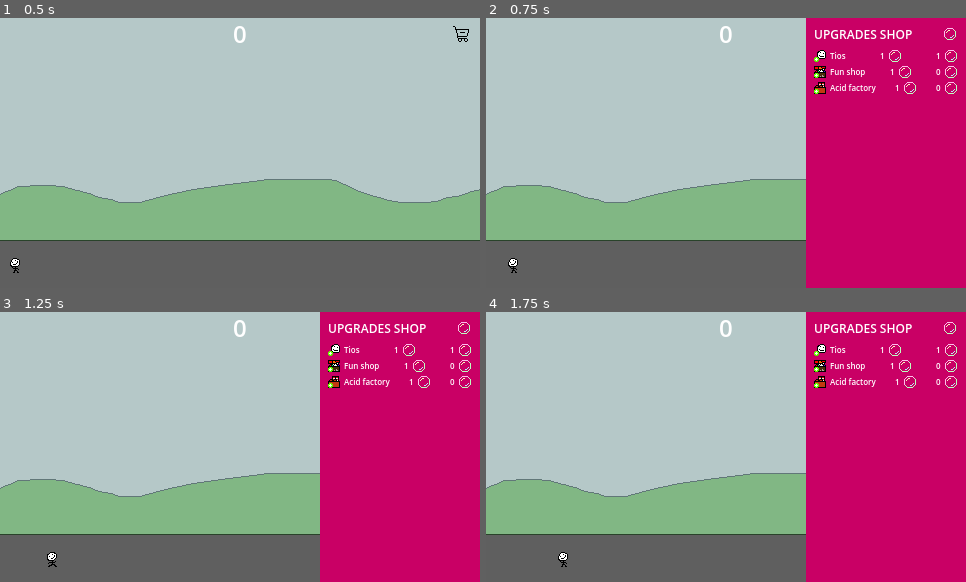
Above: before the commit, frames 1-4 (two rows, left to right).
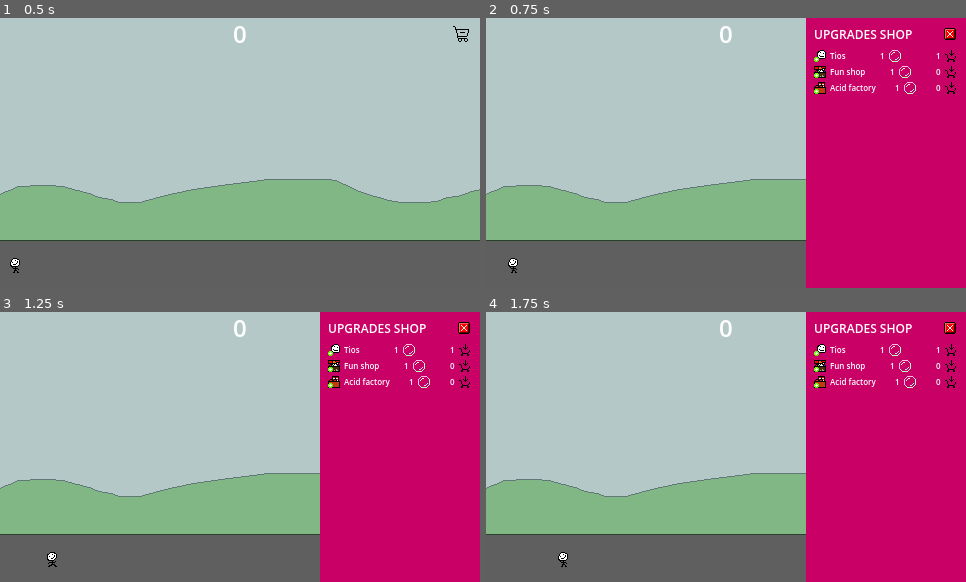
Above: after the commit, the same moments.

Repository: DISN-kolo/bubble-clicker-ggj25
Game: Godot game, scene res://main scene/MainScene.tscn
Two runs of this game, one before a commit and one after it. Both use one fixed random seed, a clock stepped at 60 frames per second and the inputs below.
Inputs (mouse positions are in pixels of both pictures, inside the frame that each line leads up to):
- Up to frame 1 (0.5 s): no input
- Up to frame 2 (0.75 s): click (946, 34) at 0.5 s
- Up to frame 3 (1.25 s): no input
- Up to frame 4 (1.75 s): click (951, 349) at 1.27 s

Frame 1 is identical in both runs. In frame 2, 0.3% of the frame differs, in the area x 95-99%, y 3-29%; in frame 3, 0.3%; in frame 4, 0.3%.

Commit message:
icons of shop

Diff:
--- a/ui_shop/ui_shop.tscn
+++ b/ui_shop/ui_shop.tscn
@@ -2,7 +2,7 @@
 
 [ext_resource type="Script" path="res://ui_shop/ui_shop.gd" id="1_end2b"]
 [ext_resource type="Texture2D" uid="uid://d3t0cda2vq3n7" path="res://resources/shopping_cart.png" id="2_kmdd4"]
-[ext_resource type="Texture2D" uid="uid://c2qdxhmg27wtx" path="res://resources/BubbleBig.png" id="3_47xno"]
+[ext_resource type="Texture2D" uid="uid://dnlo574ewc4d6" path="res://resources/CloseButton.png" id="3_c8hc0"]
 
 [sub_resource type="LabelSettings" id="LabelSettings_5vu7l"]
 font_size = 12
@@ -74,7 +74,7 @@
 offset_right = 122.0
 offset_bottom = 26.0
 size_flags_horizontal = 8
-texture_normal = ExtResource("3_47xno")
+texture_normal = ExtResource("3_c8hc0")
 
 [node name="Upgrades" type="VBoxContainer" parent="Control"]
 layout_mode = 1
--- a/ui_shop/upgrade.tscn
+++ b/ui_shop/upgrade.tscn
@@ -1,7 +1,8 @@
-[gd_scene load_steps=4 format=3 uid="uid://bsuwkxpxx6dl1"]
+[gd_scene load_steps=5 format=3 uid="uid://bsuwkxpxx6dl1"]
 
 [ext_resource type="Script" path="res://ui_shop/upgrade.gd" id="1_kpwkn"]
 [ext_resource type="Texture2D" uid="uid://c2qdxhmg27wtx" path="res://resources/BubbleBig.png" id="2_o34wk"]
+[ext_resource type="Texture2D" uid="uid://b77b1b5uyno7o" path="res://resources/BuyThat.png" id="3_67k4m"]
 
 [sub_resource type="LabelSettings" id="LabelSettings_tcqii"]
 font_size = 8
@@ -60,6 +61,6 @@
 [node name="Buy" type="TextureButton" parent="Value"]
 layout_mode = 2
 size_flags_horizontal = 4
-texture_normal = ExtResource("2_o34wk")
+texture_normal = ExtResource("3_67k4m")
 
 [connection signal="pressed" from="Value/Buy" to="." method="_on_buy_pressed"]
Binary file added: resources/BuyThat.png
Not shown, added: resources/BuyThat.png.import
Binary file added: resources/CloseButton.png
Not shown, added: resources/CloseButton.png.import
